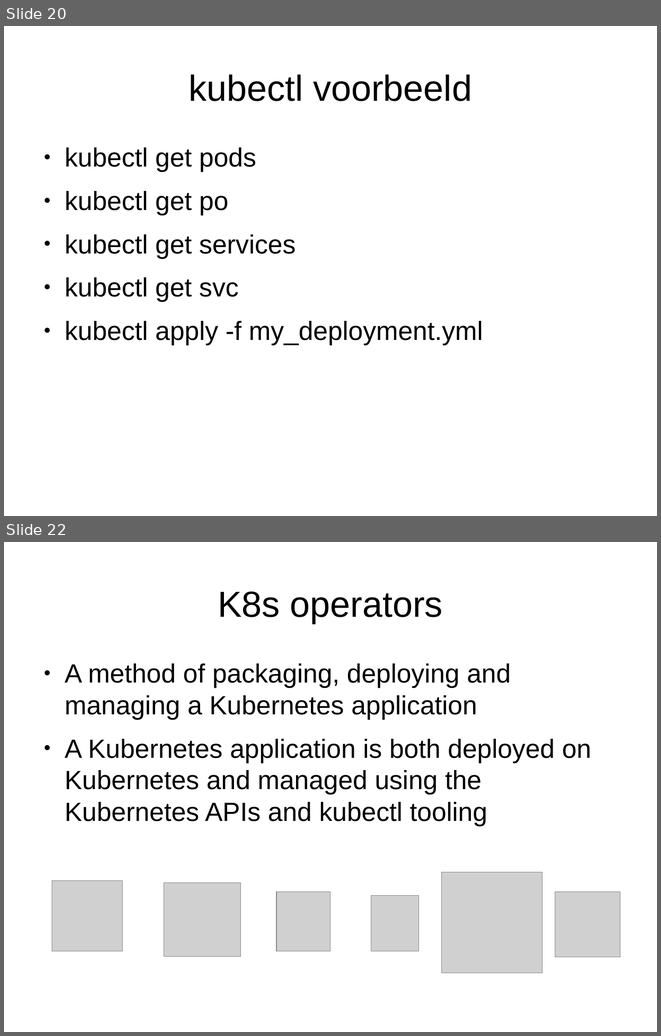
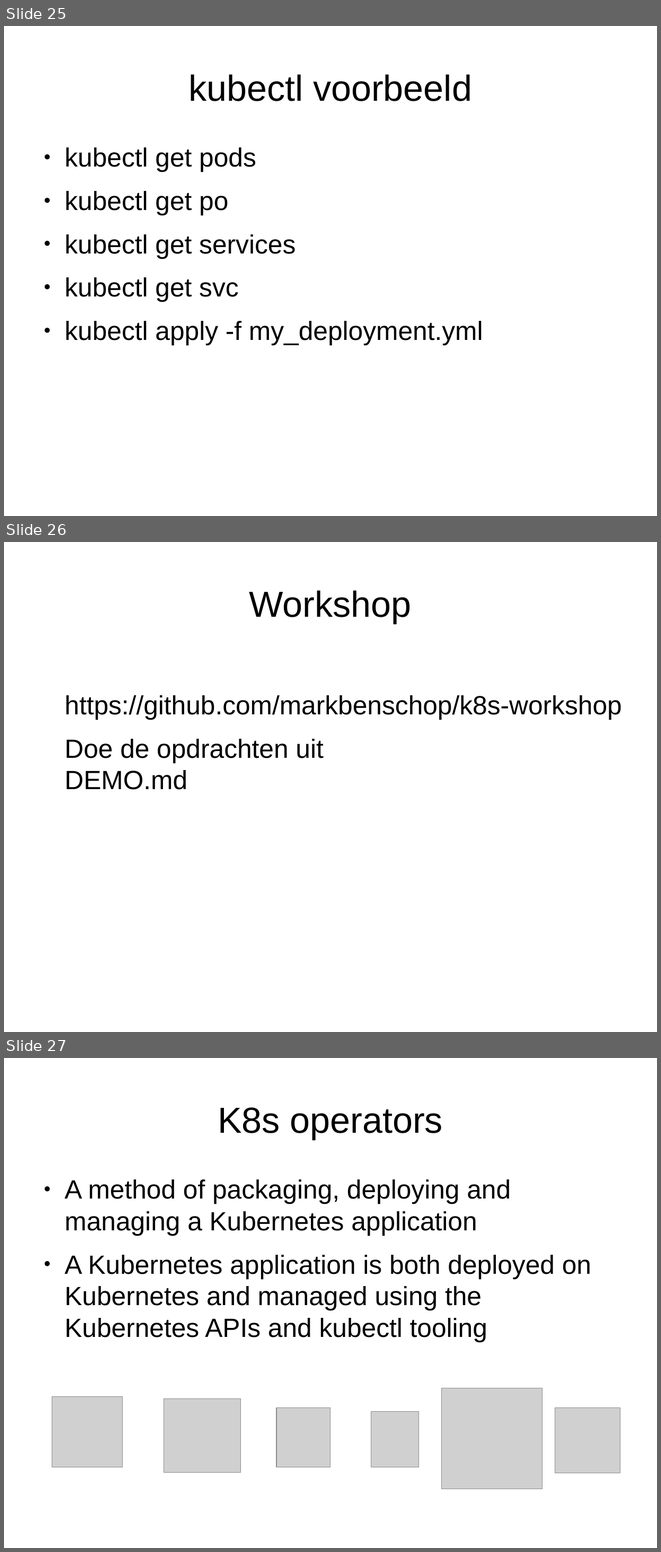
Before and after one commit to markbenschop/k8s-workshop, a slide deck: k8s_demo_proxy.odp. Shown one above the other, each under a label of ours: slides 20 and 22 before the commit, slides 25, 26 and 27 after it; the slides between them are not shown. The pictures are 661x1036 and 661x1552 pixels, drawn with LibreOffice and Linux fonts; fonts in the diff are those of the drawing; grey boxes stand for pictures. Boxes give left, top, right and bottom in pixels: in the first picture for what was removed or moved away, otherwise in the second. Text is boxed around its words. In the diff, an @@ line names an element or a change of style, - is before the commit and + after.

Commit message:
Updated k8s_demo_proxy.odp, removed k8s_demo.odp

```diff
--- a/k8s_demo_proxy.odp
+++ b/k8s_demo_proxy.odp
@@ slide 26 added at (4,542,657,1032), background #FFFFFF @@
@@ title added at (249,590,412,623), 44 pt, text #000000 @@
+Workshop
@@ text added at (64,695,621,790), 32 pt, text #000000 @@
+https://github.com/markbenschop/k8s-workshop
+Doe de opdrachten uit
+DEMO.md
@@ what was slide 20 is now slide 25 @@
@@ what was slide 22 is now slide 27 @@
```
Also in this commit, not shown: 4 slides changed, 8 other slides added, 4 slides removed, 1 other file.
